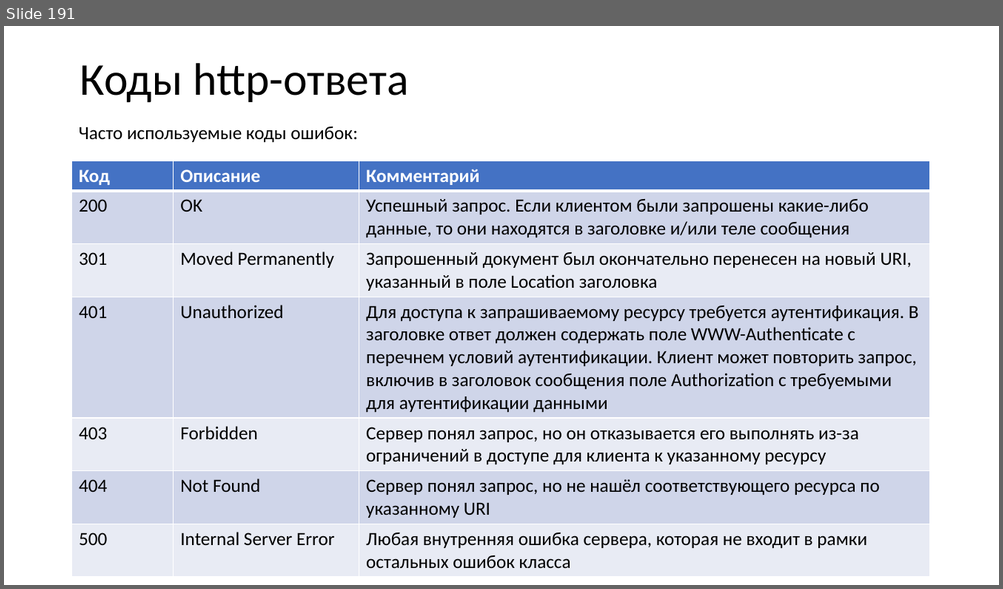
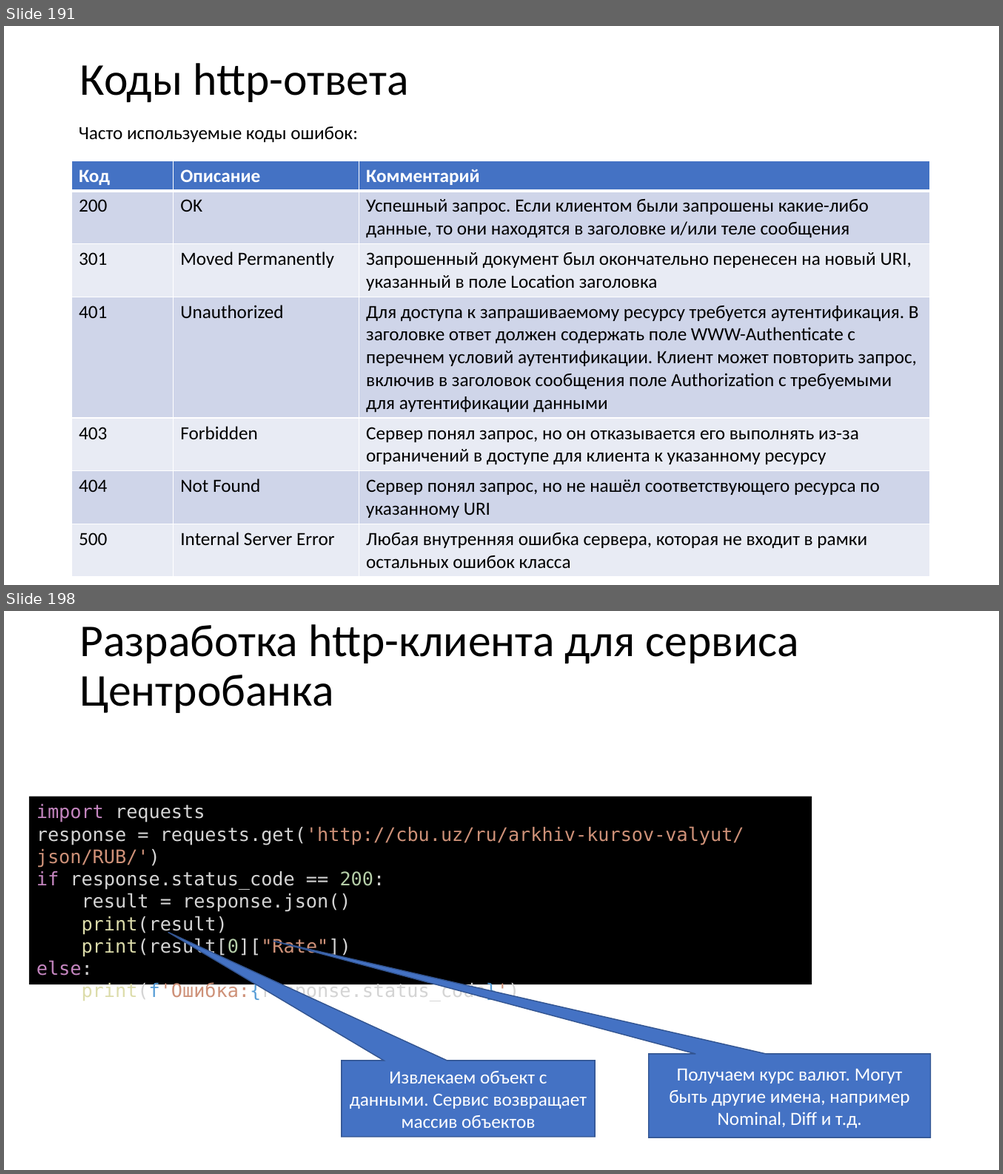
Before and after one commit to paveltsytovich/telegram-course, a slide deck: Presentation/Разработка ботов для телеграмм на Python.pptx. Shown one above the other, each under a label of ours: slide 191 before the commit, slides 191 and 198 after it; the slides between them are not shown. The pictures are 1003x589 and 1003x1174 pixels, drawn with LibreOffice and Linux fonts; fonts in the diff are those of the drawing. Boxes give left, top, right and bottom in pixels: in the first picture for what was removed or moved away, otherwise in the second. Text is boxed around its words. In the diff, an @@ line names an element or a change of style, - is before the commit and + after.

Commit message:
получение курса валют

```diff
--- a/Presentation/Разработка ботов для телеграмм на Python.pptx
+++ b/Presentation/Разработка ботов для телеграмм на Python.pptx
@@ slide 198 added at box(4, 611, 999, 1170), background #FFFFFF @@
@@ title added at box(79, 624, 799, 713), 44 pt, text #000000 @@
+Разработка http-клиента для сервиса Центробанка
@@ rectangle added at box(29, 797, 812, 985), fill #000000, 18 pt, text #D4D4D4 @@
+import requests
+response = requests.get('http://cbu.uz/ru/arkhiv-kursov-valyut/json/RUB/')
+if response.status_code == 200:
+result = response.json()
+print(result)
+print(result[0]["Rate"])
+else:
+print(f'Ошибка:{response.status_code}')
@@ speech box added at box(649, 1054, 930, 1138), fill #4472C4, outline #325491 1 pt, 18 pt, text #FFFFFF @@
+Получаем курс валют. Могут быть другие имена, например Nominal, Diff и т.д.
@@ speech box added at box(341, 1061, 595, 1137), fill #4472C4, outline #325491 1 pt, 18 pt, text #FFFFFF @@
+Извлекаем объект с данными. Сервис возвращает массив объектов
```
Also in this commit, not shown: 2 slides changed, 5 other slides added, 2 other files.
